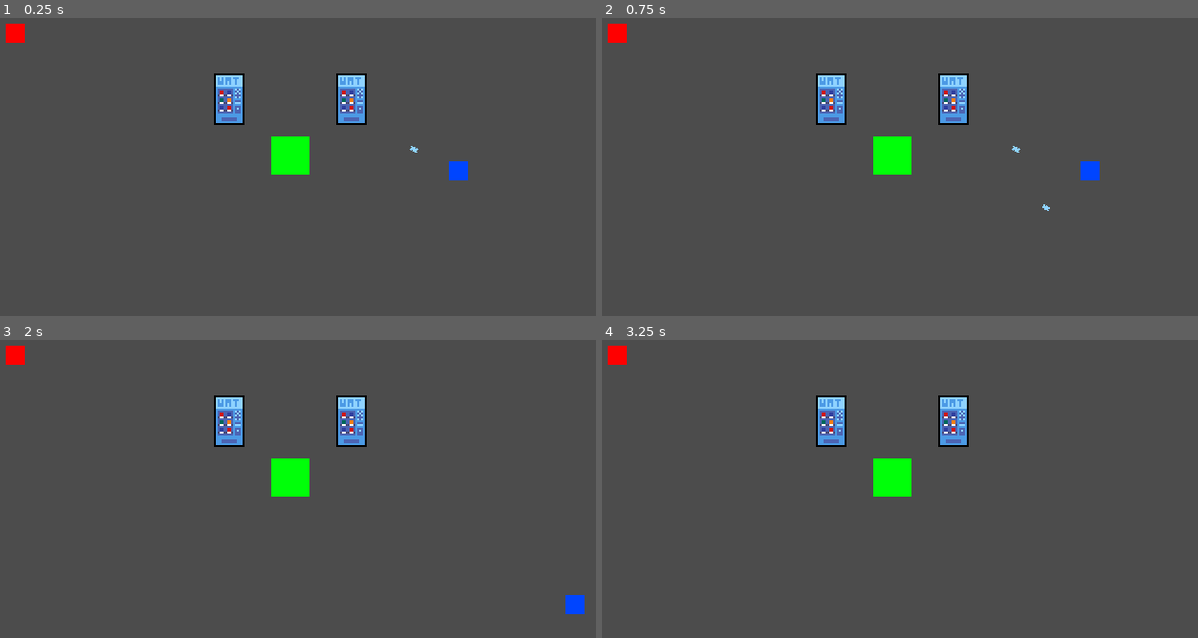
Above: before the commit, frames 1-4 (two rows, left to right).
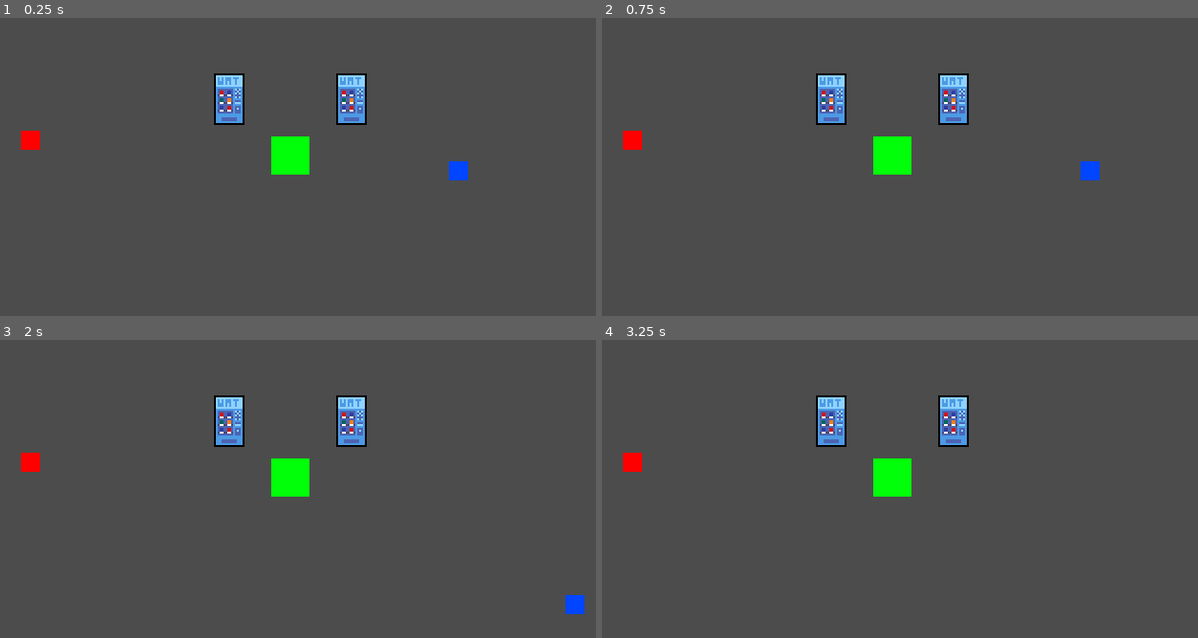
Above: after the commit, the same moments.

Repository: pithnoo/Elevending
Game: Godot game, scene res://Scenes/World.tscn
Same seed, same stepped clock (60 frames per second), same inputs: the game is played once before the commit and once after it.
Inputs:
- Up to frame 1 (0.25 s): no input
- Up to frame 2 (0.75 s): tap Enter at 0.5 s; hold Right (ui_right) from 0.53 s (still down)
- Up to frame 3 (2 s): release Right (ui_right) at 1.28 s; hold Down (ui_down) from 1.28 s (still down)
- Up to frame 4 (3.25 s): release Down (ui_down) at 2.03 s; hold Right (ui_right) 2.03-2.78 s; tap Space at 2.75 s; hold Up (ui_up) from 2.78 s (still down)

The runs differ from the first frame. In frame 1, 0.4% of the frame differs, in the area x 0-71%, y 1-46%; in frame 2, 0.4%, in the area x 0-76%, y 1-65%; in frame 3, 0.4%; in frame 4, 0.4%.

Commit message:
enemy now follows player

Diff:
--- /dev/null
+++ b/Code/Enemy/enemy.gd
@@ -0,0 +1,23 @@
+class_name Enemy
+extends KinematicBody2D
+
+# properties of enemy to be used in game
+onready var playerDetection = $AttackRange
+onready var animations = $AnimationPlayer
+onready var states = $StateManager
+onready var sprite = $Sprite
+
+var velocity = Vector2.ZERO
+export(int) var maxHealth
+
+# variables to be changed by the enemy manager
+var health: int
+
+func _ready():
+  states.init(self)
+
+func _process(delta):
+  states.process(delta)
+
+func _physics_process(delta: float) -> void:
+  states.physics_process(delta)
--- a/Code/Enemy/enemy_base_state.gd
+++ b/Code/Enemy/enemy_base_state.gd
@@ -1,16 +1,21 @@
+class_name EnemyBaseState
 extends Node
 
+export(String) var animation_name
 
-# Declare member variables here. Examples:
-# var a = 2
-# var b = "text"
+var enemy: Enemy
 
+func enter() -> void:
+  enemy.animations.play(animation_name)
 
-# Called when the node enters the scene tree for the first time.
-func _ready():
-	pass # Replace with function body.
+func exit() -> void:
+  pass
 
+func input(_event: InputEvent) -> EnemyBaseState:
+  return null
 
-# Called every frame. 'delta' is the elapsed time since the previous frame.
-#func _process(delta):
-#	pass
+func process(_delta: float) -> EnemyBaseState:
+  return null
+
+func physics_process(_delta: float) -> EnemyBaseState:
+  return null
--- a/Code/Enemy/enemy_follow_core.gd
+++ b/Code/Enemy/enemy_follow_core.gd
@@ -1,16 +1,18 @@
-extends Node
+extends EnemyBaseState
 
+export(NodePath) var follow_player_node
+export(NodePath) var idle_node
 
-# Declare member variables here. Examples:
-# var a = 2
-# var b = "text"
+onready var follow_player_state: EnemyBaseState = get_node(follow_player_node)
+onready var idle_state: EnemyBaseState = get_node(idle_node)
 
+func enter() -> void:
+  .enter()
 
-# Called when the node enters the scene tree for the first time.
-func _ready():
-	pass # Replace with function body.
-
-
-# Called every frame. 'delta' is the elapsed time since the previous frame.
-#func _process(delta):
-#	pass
+func physics_process(_delta: float) -> EnemyBaseState:
+  if enemy.playerDetection.entity_detected():
+    return follow_player_state
+  else:
+    # follow core
+    pass
+  return null
--- a/Code/Enemy/enemy_follow_player.gd
+++ b/Code/Enemy/enemy_follow_player.gd
@@ -1,16 +1,25 @@
-extends Node
+extends EnemyBaseState
 
+export(NodePath) var follow_core_node
+export(NodePath) var idle_node
+export(float) var followSpeed
+export(float) var followAcceleration
 
-# Declare member variables here. Examples:
-# var a = 2
-# var b = "text"
+onready var follow_core_state: EnemyBaseState = get_node(follow_core_node)
+onready var idle_state: EnemyBaseState = get_node(idle_node)
 
+func enter() -> void:
+  .enter()
 
-# Called when the node enters the scene tree for the first time.
-func _ready():
-	pass # Replace with function body.
+func physics_process(delta: float) -> EnemyBaseState:
+  if enemy.playerDetection.entity_detected():
+    var player = enemy.playerDetection.entity.global_position
+    var direction = enemy.global_position.direction_to(player)
 
+    enemy.velocity = enemy.velocity.move_toward(direction * followSpeed, delta * followAcceleration)
+    enemy.velocity = enemy.move_and_slide(enemy.velocity)
+    enemy.sprite.flip_h = enemy.velocity.x < 0
+  else:
+	  return idle_state
 
-# Called every frame. 'delta' is the elapsed time since the previous frame.
-#func _process(delta):
-#	pass
+  return null
--- a/Code/Enemy/enemy_idle.gd
+++ b/Code/Enemy/enemy_idle.gd
@@ -1,16 +1,17 @@
-extends Node
+extends EnemyBaseState
 
+export(NodePath) var follow_core_node
+export(NodePath) var follow_player_node
 
-# Declare member variables here. Examples:
-# var a = 2
-# var b = "text"
+onready var follow_core_state: EnemyBaseState = get_node(follow_core_node)
+onready var follow_player_state: EnemyBaseState = get_node(follow_player_node)
 
+func enter() -> void:
+  .enter()
+  enemy.velocity = Vector2.ZERO
 
-# Called when the node enters the scene tree for the first time.
-func _ready():
-	pass # Replace with function body.
+func process(_delta: float) -> EnemyBaseState:
+  if enemy.playerDetection.entity_detected():
+    return follow_player_state
 
-
-# Called every frame. 'delta' is the elapsed time since the previous frame.
-#func _process(delta):
-#	pass
+  return null
--- a/Code/Enemy/enemy_state_manager.gd
+++ b/Code/Enemy/enemy_state_manager.gd
@@ -1,16 +1,36 @@
 extends Node
 
+export(NodePath) var starting_state
 
-# Declare member variables here. Examples:
-# var a = 2
-# var b = "text"
+var current_state: EnemyBaseState
 
+func change_state(new_state: EnemyBaseState) -> void:
+  if current_state:
+	  current_state.exit()
 
-# Called when the node enters the scene tree for the first time.
-func _ready():
-	pass # Replace with function body.
+  current_state = new_state
+  current_state.enter()
 
+func init(enemy: Enemy) -> void:
+  for child in get_children():
+	  child.enemy = enemy
 
-# Called every frame. 'delta' is the elapsed time since the previous frame.
-#func _process(delta):
-#	pass
+  change_state(get_node(starting_state))
+
+func physics_process(delta: float) -> void:
+  var new_state = current_state.physics_process(delta)
+
+  if new_state:
+	  change_state(new_state)
+
+func process(delta: float) -> void:
+  var new_state = current_state.process(delta)
+
+  if new_state:
+	  change_state(new_state)
+
+func input(event: InputEvent) -> void:
+  var new_state = current_state.input(event)
+
+  if new_state:
+	  change_state(new_state)
--- /dev/null
+++ b/Code/Level/global_variables.gd
@@ -0,0 +1,16 @@
+extends Node
+
+
+# Declare member variables here. Examples:
+# var a = 2
+# var b = "text"
+
+
+# Called when the node enters the scene tree for the first time.
+func _ready():
+	pass # Replace with function body.
+
+
+# Called every frame. 'delta' is the elapsed time since the previous frame.
+#func _process(delta):
+#	pass
--- a/Code/Turret/entity_detect.gd
+++ b/Code/entity_detect.gd
@@ -10,5 +10,5 @@
 	pass
 
 func _on_AttackRange_body_entered(body:Node):
-	entity = body
-	pass
+  entity = body
+  pass
--- a/Scenes/Enemy.tscn
+++ b/Scenes/Enemy.tscn
@@ -1,22 +1,62 @@
-[gd_scene load_steps=5 format=2]
+[gd_scene load_steps=18 format=2]
 
 [ext_resource path="res://Art/White-Pixel.png" type="Texture" id=1]
+[ext_resource path="res://Code/Enemy/enemy.gd" type="Script" id=2]
+[ext_resource path="res://Code/Enemy/enemy_state_manager.gd" type="Script" id=3]
+[ext_resource path="res://Code/Enemy/enemy_idle.gd" type="Script" id=4]
+[ext_resource path="res://Code/Enemy/enemy_follow_player.gd" type="Script" id=5]
+[ext_resource path="res://Code/Enemy/enemy_follow_core.gd" type="Script" id=6]
+[ext_resource path="res://Code/entity_detect.gd" type="Script" id=7]
+
+[sub_resource type="Animation" id=5]
+resource_name = "FollowCore"
+
+[sub_resource type="Animation" id=6]
+resource_name = "FollowPlayer"
+
+[sub_resource type="Animation" id=7]
+resource_name = "Idle"
+
+[sub_resource type="AnimationNodeAnimation" id=8]
+animation = "FollowCore"
+
+[sub_resource type="AnimationNodeAnimation" id=9]
+animation = "FollowPlayer"
+
+[sub_resource type="AnimationNodeAnimation" id=10]
+animation = "Idle"
 
 [sub_resource type="AnimationNodeStateMachine" id=2]
+states/FollowCore/node = SubResource( 8 )
+states/FollowCore/position = Vector2( 407, 112 )
+states/FollowPlayer/node = SubResource( 9 )
+states/FollowPlayer/position = Vector2( 636, 112 )
+states/Idle/node = SubResource( 10 )
+states/Idle/position = Vector2( 870, 112 )
+start_node = "Idle"
+graph_offset = Vector2( -63, 30 )
 
 [sub_resource type="AnimationNodeStateMachinePlayback" id=3]
 
 [sub_resource type="RectangleShape2D" id=1]
 
+[sub_resource type="CircleShape2D" id=4]
+radius = 6.4
+
 [node name="Enemy" type="KinematicBody2D"]
 scale = Vector2( 10, 10 )
-collision_layer = 4
-collision_mask = 0
+collision_layer = 12
+collision_mask = 8
+script = ExtResource( 2 )
 __meta__ = {
 "_edit_group_": true
 }
+maxHealth = 10
 
 [node name="AnimationPlayer" type="AnimationPlayer" parent="."]
+anims/FollowCore = SubResource( 5 )
+anims/FollowPlayer = SubResource( 6 )
+anims/Idle = SubResource( 7 )
 
 [node name="AnimationTree" type="AnimationTree" parent="."]
 tree_root = SubResource( 2 )
@@ -32,6 +72,13 @@
 scale = Vector2( 0.05, 0.05 )
 shape = SubResource( 1 )
 
+[node name="AttackRange" type="Area2D" parent="."]
+collision_layer = 0
+script = ExtResource( 7 )
+
+[node name="CollisionShape2D" type="CollisionShape2D" parent="AttackRange"]
+shape = SubResource( 4 )
+
 [node name="HurtBox" type="Area2D" parent="."]
 
 [node name="CollisionShape2D" type="CollisionShape2D" parent="HurtBox"]
@@ -40,9 +87,28 @@
 shape = SubResource( 1 )
 
 [node name="StateManager" type="Node" parent="."]
+script = ExtResource( 3 )
+starting_state = NodePath("Idle")
 
 [node name="Idle" type="Node" parent="StateManager"]
+script = ExtResource( 4 )
+animation_name = "Idle"
+follow_core_node = NodePath("../FollowCore")
+follow_player_node = NodePath("../FollowPlayer")
 
 [node name="FollowPlayer" type="Node" parent="StateManager"]
+script = ExtResource( 5 )
+animation_name = "FollowPlayer"
+follow_core_node = NodePath("../FollowCore")
+idle_node = NodePath("../Idle")
+followSpeed = 50.0
+followAcceleration = 300.0
 
 [node name="FollowCore" type="Node" parent="StateManager"]
+script = ExtResource( 6 )
+animation_name = "FollowCore"
+follow_player_node = NodePath("../FollowPlayer")
+idle_node = NodePath("../Idle")
+
+[connection signal="body_entered" from="AttackRange" to="AttackRange" method="_on_AttackRange_body_entered"]
+[connection signal="body_exited" from="AttackRange" to="AttackRange" method="_on_AttackRange_body_exited"]
--- a/Scenes/Player.tscn
+++ b/Scenes/Player.tscn
@@ -30,21 +30,21 @@
 [sub_resource type="AnimationNodeStateMachinePlayback" id=8]
 
 [node name="Player" type="KinematicBody2D"]
-collision_layer = 5
-collision_mask = 0
+collision_layer = 9
+collision_mask = 8
 script = ExtResource( 3 )
 __meta__ = {
 "_edit_group_": true
 }
 
+[node name="CollisionShape2D" type="CollisionShape2D" parent="."]
+scale = Vector2( 0.5, 0.5 )
+shape = SubResource( 2 )
+
 [node name="Sprite" type="Sprite" parent="."]
 modulate = Color( 0, 0.27451, 1, 1 )
 scale = Vector2( 10, 10 )
 texture = ExtResource( 1 )
-
-[node name="CollisionShape2D" type="CollisionShape2D" parent="."]
-scale = Vector2( 0.5, 0.5 )
-shape = SubResource( 2 )
 
 [node name="StateManager" type="Node" parent="."]
 script = ExtResource( 2 )
--- a/Scenes/Turret.tscn
+++ b/Scenes/Turret.tscn
@@ -5,8 +5,11 @@
 [ext_resource path="res://Code/Turret/turret_state_manager.gd" type="Script" id=3]
 [ext_resource path="res://Code/Turret/turret_attack.gd" type="Script" id=4]
 [ext_resource path="res://Code/Turret/turret_idle.gd" type="Script" id=5]
-[ext_resource path="res://Code/Turret/entity_detect.gd" type="Script" id=6]
+[ext_resource path="res://Code/entity_detect.gd" type="Script" id=6]
 [ext_resource path="res://Scenes/WaterProjectile.tscn" type="PackedScene" id=7]
+
+[sub_resource type="RectangleShape2D" id=1]
+extents = Vector2( 8, 14 )
 
 [sub_resource type="Animation" id=5]
 resource_name = "Attack"
@@ -29,13 +32,12 @@
 
 [sub_resource type="AnimationNodeStateMachinePlayback" id=4]
 
-[sub_resource type="RectangleShape2D" id=1]
-extents = Vector2( 8, 14 )
-
 [sub_resource type="CircleShape2D" id=2]
 radius = 88.0
 
 [node name="Turret" type="StaticBody2D"]
+collision_layer = 8
+collision_mask = 8
 script = ExtResource( 2 )
 __meta__ = {
 "_edit_group_": true
@@ -43,6 +45,11 @@
 Projectile = ExtResource( 7 )
 maxAmmo = 10
 cooldown = 0.5
+
+[node name="CollisionShape2D" type="CollisionShape2D" parent="."]
+visible = false
+position = Vector2( 0, 2 )
+shape = SubResource( 1 )
 
 [node name="AnimationPlayer" type="AnimationPlayer" parent="."]
 anims/Attack = SubResource( 5 )
@@ -58,11 +65,6 @@
 texture = ExtResource( 1 )
 hframes = 2
 vframes = 2
-
-[node name="CollisionShape2D" type="CollisionShape2D" parent="."]
-visible = false
-position = Vector2( 0, 2 )
-shape = SubResource( 1 )
 
 [node name="FireRateTimer" type="Timer" parent="."]
 one_shot = true
--- a/Scenes/World.tscn
+++ b/Scenes/World.tscn
@@ -12,16 +12,14 @@
 [node name="Core" parent="." instance=ExtResource( 3 )]
 position = Vector2( 160, 96 )
 
-[node name="Enemy" parent="." instance=ExtResource( 4 )]
-position = Vector2( 16, 32 )
-
 [node name="Player" parent="." instance=ExtResource( 2 )]
 position = Vector2( 248, 104 )
 
 [node name="Turret" parent="." instance=ExtResource( 1 )]
 position = Vector2( 128, 64 )
-projectileSpeed = 0
 
 [node name="Turret2" parent="." instance=ExtResource( 1 )]
 position = Vector2( 192, 64 )
-projectileSpeed = 0
+
+[node name="Enemy" parent="." instance=ExtResource( 4 )]
+position = Vector2( 24, 88 )
--- a/project.godot
+++ b/project.godot
@@ -13,6 +13,16 @@
 "class": "BaseState",
 "language": "GDScript",
 "path": "res://Code/Player/base_state.gd"
+}, {
+"base": "KinematicBody2D",
+"class": "Enemy",
+"language": "GDScript",
+"path": "res://Code/Enemy/enemy.gd"
+}, {
+"base": "Node",
+"class": "EnemyBaseState",
+"language": "GDScript",
+"path": "res://Code/Enemy/enemy_base_state.gd"
 }, {
 "base": "KinematicBody2D",
 "class": "Player",
@@ -31,6 +41,8 @@
 } ]
 _global_script_class_icons={
 "BaseState": "",
+"Enemy": "",
+"EnemyBaseState": "",
 "Player": "",
 "Turret": "",
 "TurretBaseState": ""
@@ -115,6 +127,7 @@
 2d_physics/layer_1="Player"
 2d_physics/layer_2="Core"
 2d_physics/layer_3="Enemy"
+2d_physics/layer_4="World"
 
 [physics]
 
